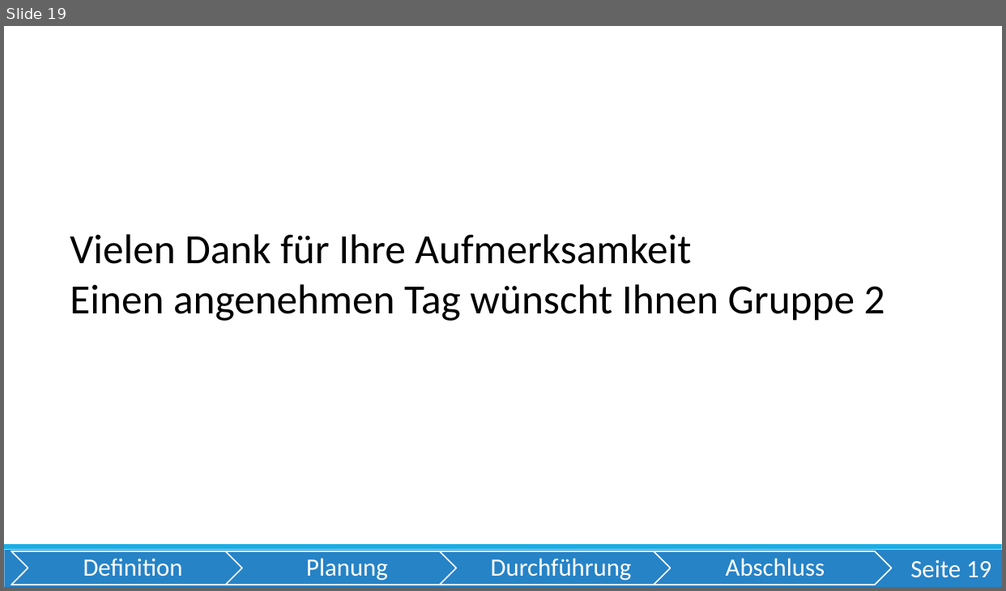
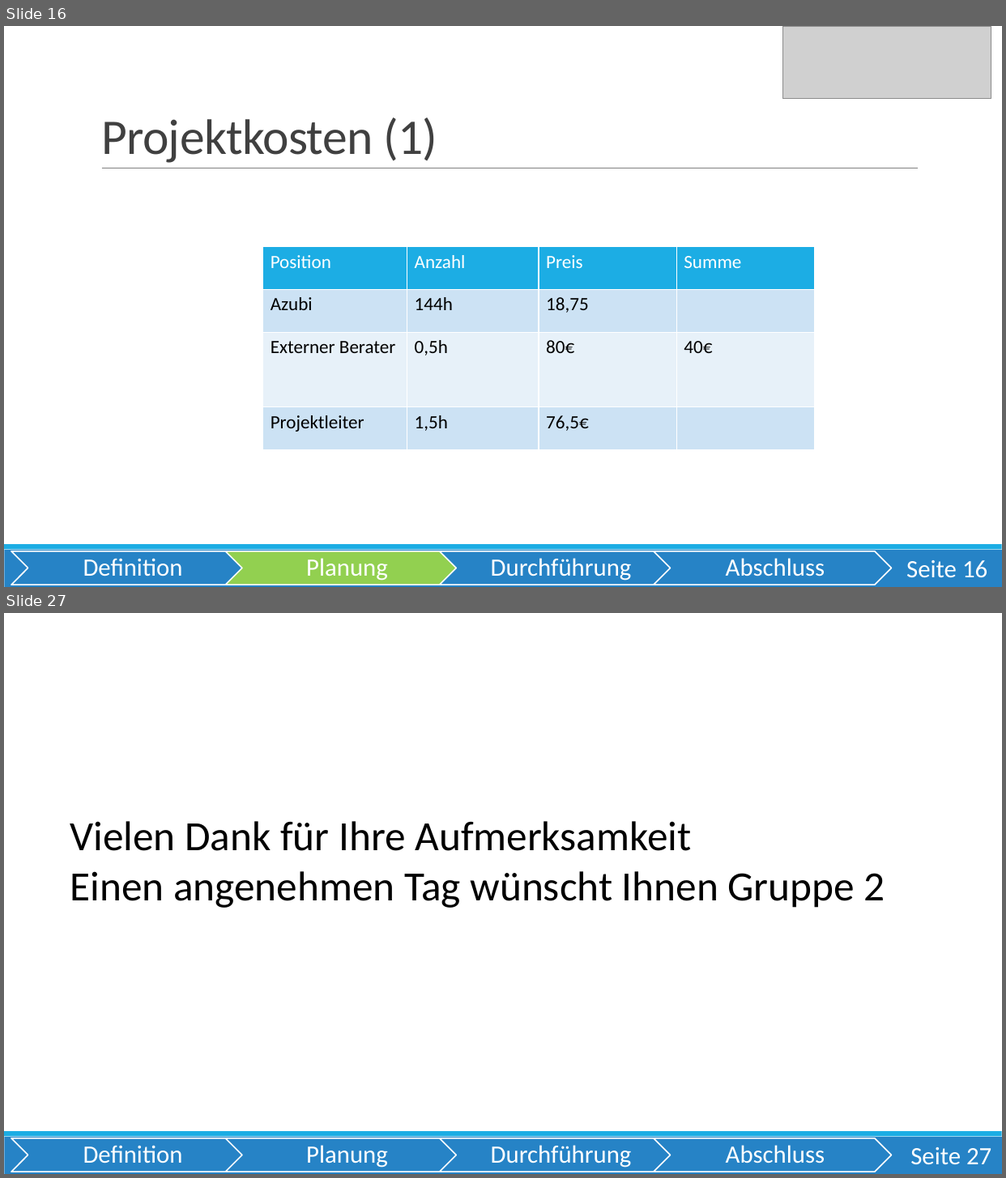
Before and after one commit to OberstufenprojektVOIP/OSP_VOIP, a slide deck: Pr-sentation/Präsentation VoIP Echt.pptx. Shown one above the other, each under a label of ours: slide 19 before the commit, slides 16 and 27 after it; the slides between them are not shown. The pictures are 1006x591 and 1006x1178 pixels, drawn with LibreOffice and Linux fonts; fonts in the diff are those of the drawing; grey boxes stand for pictures. Boxes give left, top, right and bottom in pixels: in the first picture for what was removed or moved away, otherwise in the second. Text is boxed around its words. In the diff, an @@ line names an element or a change of style, - is before the commit and + after.

```diff
--- a/Pr-sentation/Präsentation VoIP Echt.pptx
+++ b/Pr-sentation/Präsentation VoIP Echt.pptx
@@ slide 16 added at [4,26,1002,587], background #FFFFFF; not listed: 2 template elements that a slide beside it also shows @@
@@ picture added at [783,26,991,99] @@
@@ title added at [101,118,437,163], 48 pt, text #404040 @@
+Projektkosten (1)
@@ line added from (102, 169) to (918, 169), #808080 0.5 pt @@
@@ table added at [263,247,815,450], 4 rows, 4 columns @@
+Position | Anzahl | Preis | Summe
+Azubi | 144h | 18,75 | 
+Externer Berater | 0,5h | 80€ | 40€
+Projektleiter | 1,5h | 76,5€ | 
@@ group added at [11,552,892,585]: 4 chevrons, 4 texts @@
+Definition
+Planung
+Durchführung
+Abschluss
@@ page number added at [906,561,987,578], 24 pt, text #FFFFFF @@
+Seite 16
@@ what was slide 19 is now slide 27 @@
@@ page number at [910,1148,991,1165]: text changed @@
-Seite 19
+Seite 27
```
Also in this commit, not shown: 13 slides changed, 10 other slides added, 3 slides removed.
